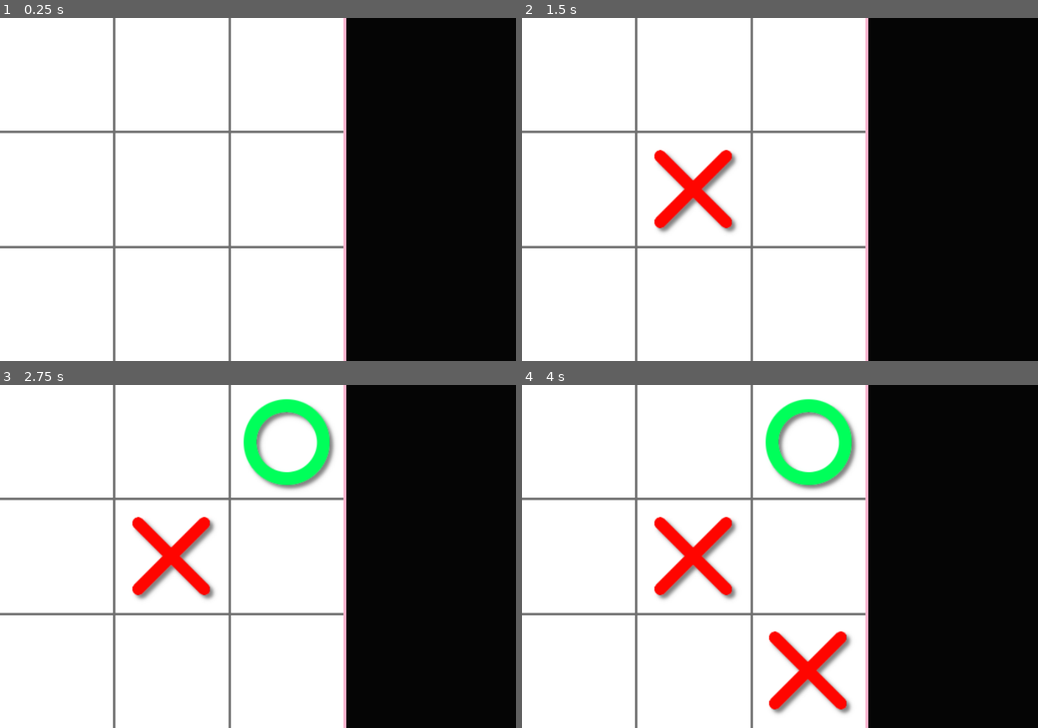
Above: before the commit, frames 1-4 (two rows, left to right).
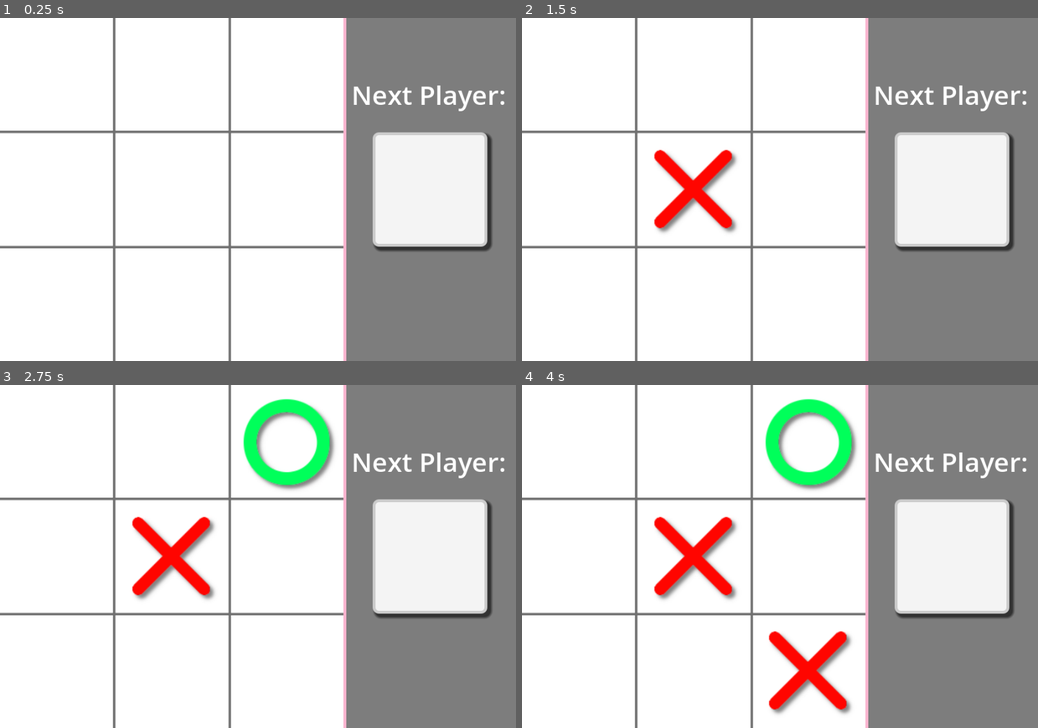
Above: after the commit, the same moments.

Repository: lovetocode/tictactoeG4
Game: Godot game, scene res://scenes/main.tscn
Two runs of this game, one before a commit and one after it. Both use one fixed random seed, a clock stepped at 60 frames per second and the inputs below.
Inputs (mouse positions are in pixels of both pictures, inside the frame that each line leads up to):
- Up to frame 1 (0.25 s): no input
- Up to frame 2 (1.5 s): tap Enter at 0.5 s; move the mouse to (893, 172) at 0.52 s; click (893, 172) at 0.67 s; tap Space at 1.25 s; move the mouse to (676, 206) at 1.27 s; click (676, 206) at 1.42 s
- Up to frame 3 (2.75 s): tap Enter at 2 s; move the mouse to (309, 481) at 2.02 s; click (309, 481) at 2.17 s
- Up to frame 4 (4 s): tap Space at 2.75 s; move the mouse to (754, 625) at 2.77 s; click (754, 625) at 2.92 s; tap Enter at 3.5 s; move the mouse to (934, 607) at 3.52 s; click (934, 607) at 3.67 s

The runs differ from the first frame. In frame 1, 33% of the frame differs, in the area x 67-100%, y 0-100%; in frame 2, 33%; in frame 3, 33%; in frame 4, 33%.

Commit message:
Added side panel.

Diff:
--- a/scenes/main.tscn
+++ b/scenes/main.tscn
@@ -6,9 +6,22 @@
 [ext_resource type="PackedScene" uid="uid://b48loasv30u40" path="res://scenes/cross.tscn" id="3_qp4wk"]
 
 [sub_resource type="StyleBoxFlat" id="StyleBoxFlat_4xt2x"]
-bg_color = Color(0.0196078, 0.0196078, 0.0196078, 1)
+bg_color = Color(0.490196, 0.490196, 0.490196, 1)
 border_width_left = 5
 border_color = Color(0.984314, 0.705882, 0.811765, 1)
+
+[sub_resource type="StyleBoxFlat" id="StyleBoxFlat_y3s8k"]
+bg_color = Color(0.956863, 0.956863, 0.956863, 1)
+border_width_left = 5
+border_width_top = 5
+border_width_right = 5
+border_width_bottom = 5
+corner_radius_top_left = 10
+corner_radius_top_right = 10
+corner_radius_bottom_right = 10
+corner_radius_bottom_left = 10
+shadow_size = 5
+shadow_offset = Vector2(5, 5)
 
 [node name="Main" type="Node"]
 script = ExtResource("1_ooapa")
@@ -27,3 +40,20 @@
 grow_horizontal = 0
 grow_vertical = 2
 theme_override_styles/panel = SubResource("StyleBoxFlat_4xt2x")
+
+[node name="PlayerLabel" type="Label" parent="."]
+offset_left = 612.0
+offset_top = 102.0
+offset_right = 883.0
+offset_bottom = 166.0
+theme_override_font_sizes/font_size = 46
+text = "Next Player:"
+horizontal_alignment = 1
+vertical_alignment = 1
+
+[node name="Panel" type="Panel" parent="."]
+offset_left = 650.0
+offset_top = 200.0
+offset_right = 850.0
+offset_bottom = 400.0
+theme_override_styles/panel = SubResource("StyleBoxFlat_y3s8k")
Not shown: 1 places in scenes/main.tscn that only renumber resources
